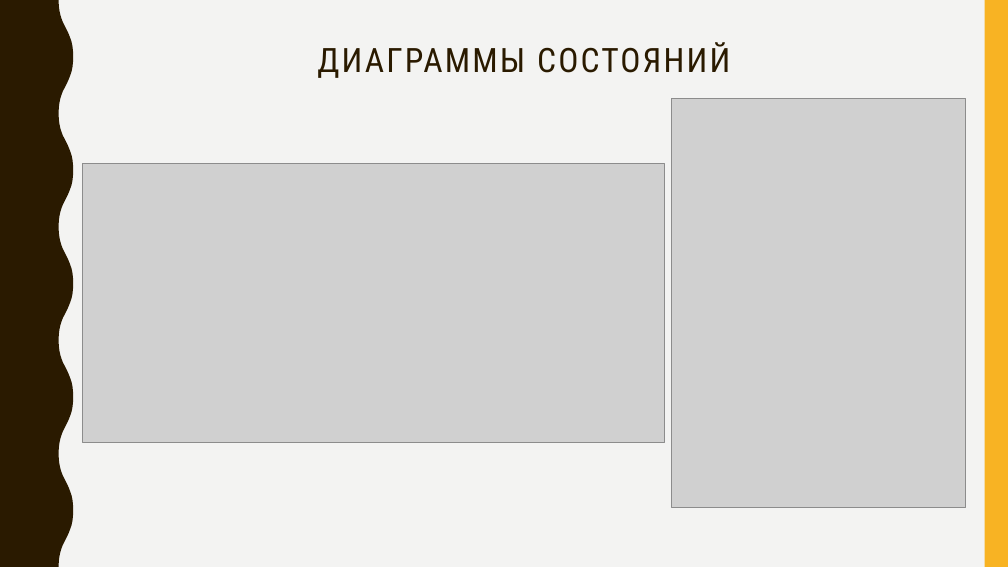
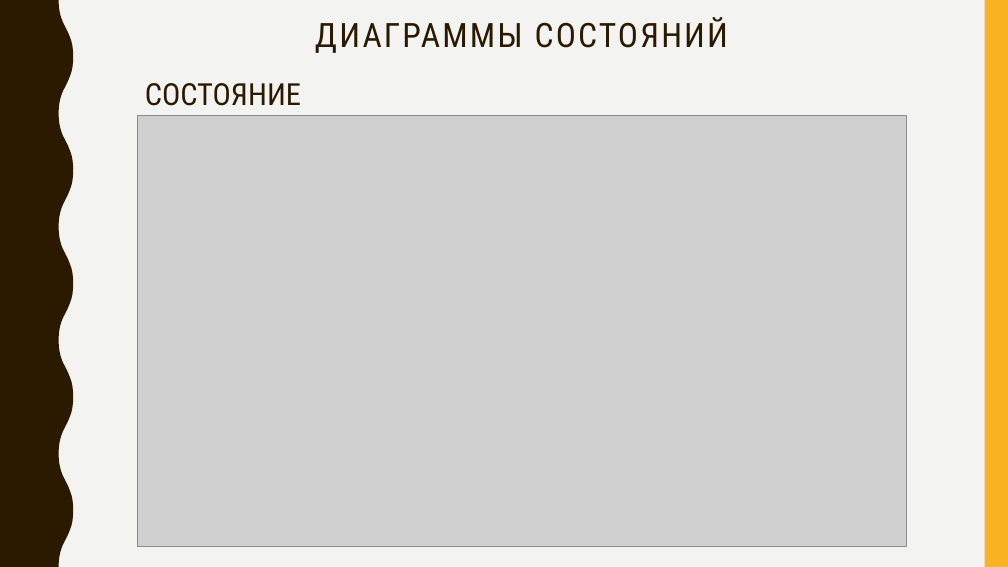
Before and after one commit to Encorsio23/OOAPGovorovMikhailitsinMuslimov, a slide deck: slide 15 of Презентация ООАП (5).pptx. Drawn at 1008x567 pixels with LibreOffice and Linux fonts; fonts in the diff are those of the drawing; grey boxes stand for pictures. Boxes give left, top, right and bottom in pixels: in the first picture for what was removed or moved away, otherwise in the second. Text is boxed around its words. In the diff, an @@ line names an element or a change of style, - is before the commit and + after.

```diff
--- a/Презентация ООАП (5).pptx
+++ b/Презентация ООАП (5).pptx
@@ title "ДИАГРАММЫ СОСТОЯНИЙ": place and size @@
-title "ДИАГРАММЫ СОСТОЯНИЙ" at <box>317,42,730,78</box>
+title "ДИАГРАММЫ СОСТОЯНИЙ" at <box>315,17,728,53</box>
@@ text added at <box>145,83,301,116</box>, 29 pt, text #2A1A00 @@
+СОСТОЯНИЕ ПАЦИЕНТА
@@ picture added at <box>138,116,907,547</box> @@
@@ picture removed at <box>672,98,966,507</box> @@
@@ picture removed at <box>82,164,664,442</box> @@
```
Also in this commit, not shown: 5 other slides changed, 3 slides added.
